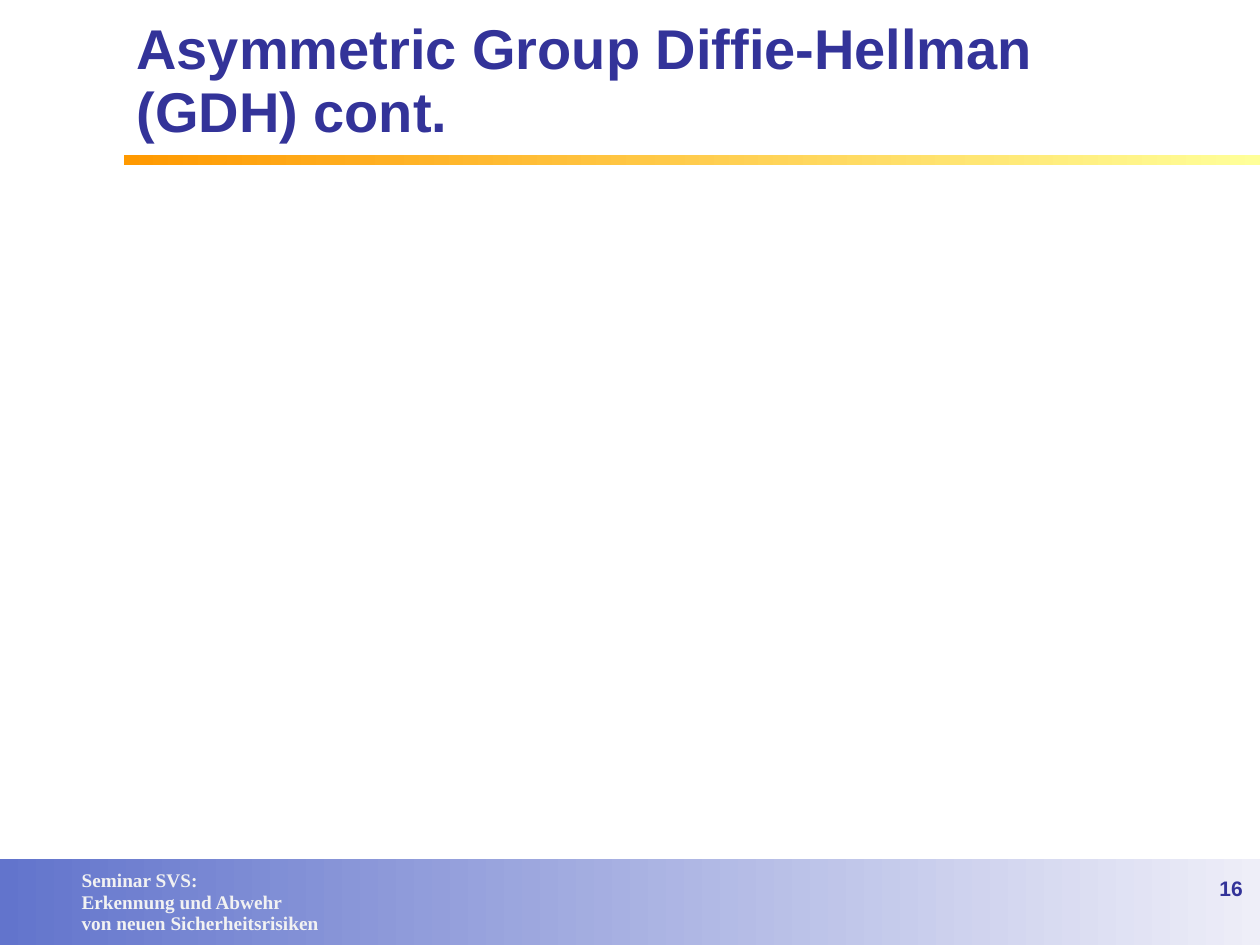
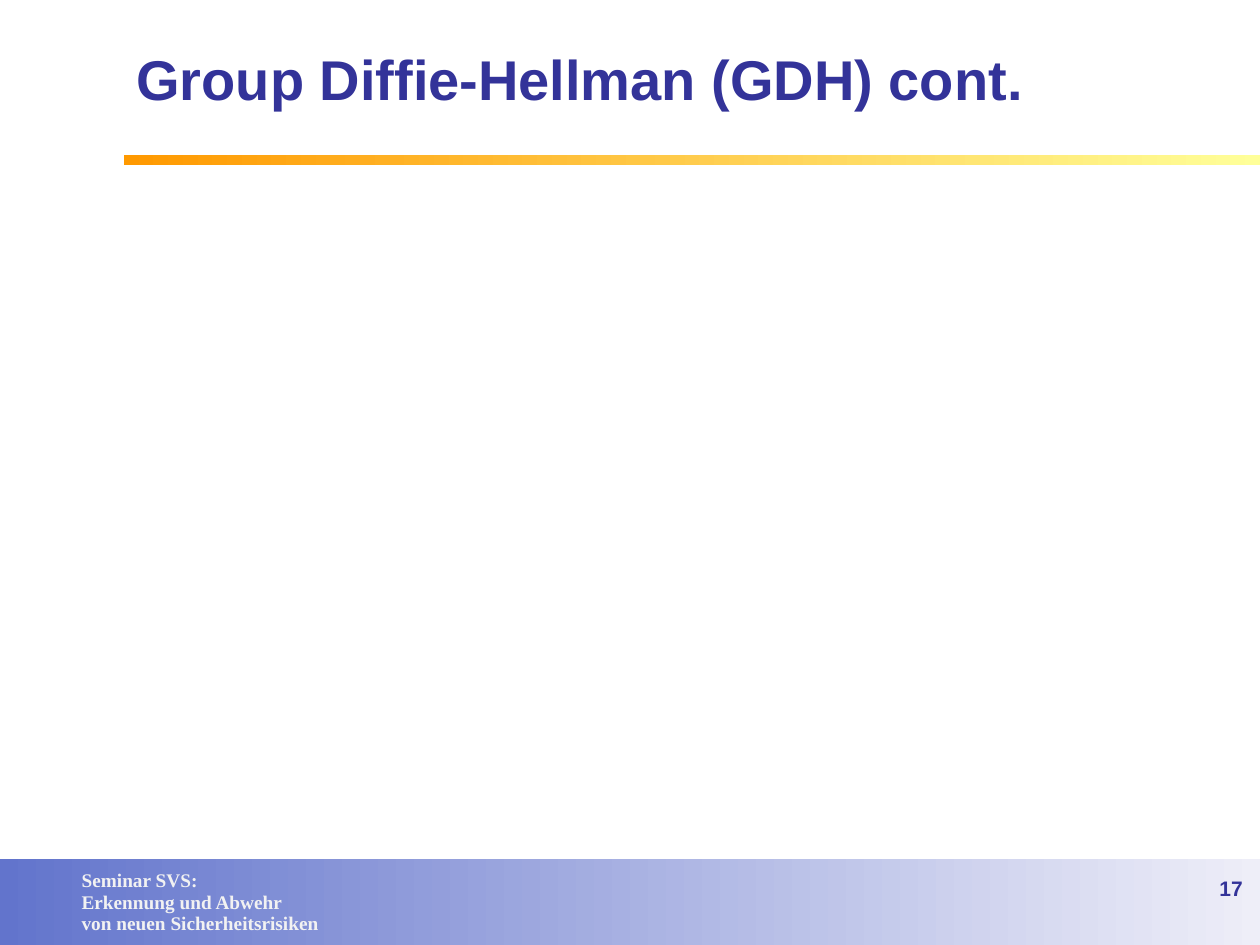
Before and after one commit to lemmy/SecuredSLP, a slide deck: slide 17 of doc/Service Discovery in open networks.ppt (slide 16 before the commit). Drawn at 1260x945 pixels with LibreOffice and Linux fonts; fonts in the diff are those of the drawing; background and template pictures are left out. Boxes give left, top, right and bottom in pixels: in the first picture for what was removed or moved away, otherwise in the second. Text is boxed around its words. In the diff, an @@ line names an element or a change of style, - is before the commit and + after.

Commit message:
finalized security groups

```diff
--- a/doc/Service Discovery in open networks.ppt
+++ b/doc/Service Discovery in open networks.ppt
@@ title at <box>136,59,1023,111</box>: text changed @@
-Asymmetric Group Diffie-Hellman (GDH) cont.
+Group Diffie-Hellman (GDH) cont.
@@ page number at <box>1219,881,1242,896</box>: text changed @@
-16
+17
```
Also in this commit, not shown: 5 other slides changed, 1 slide added.
